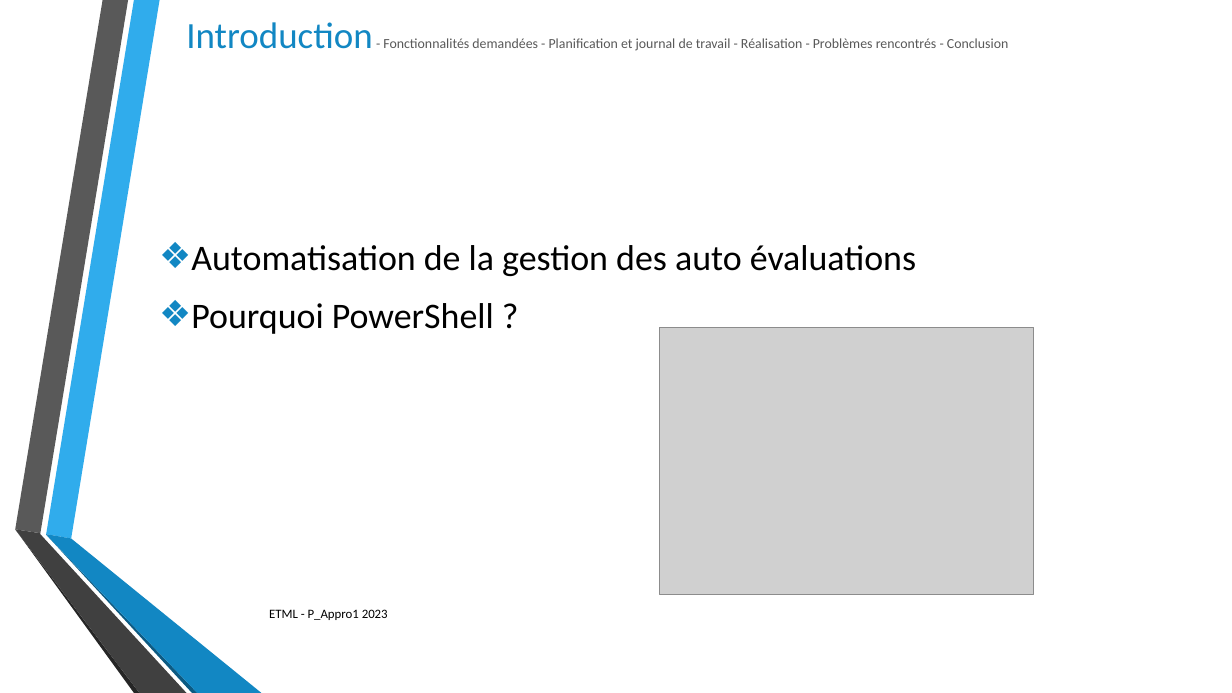
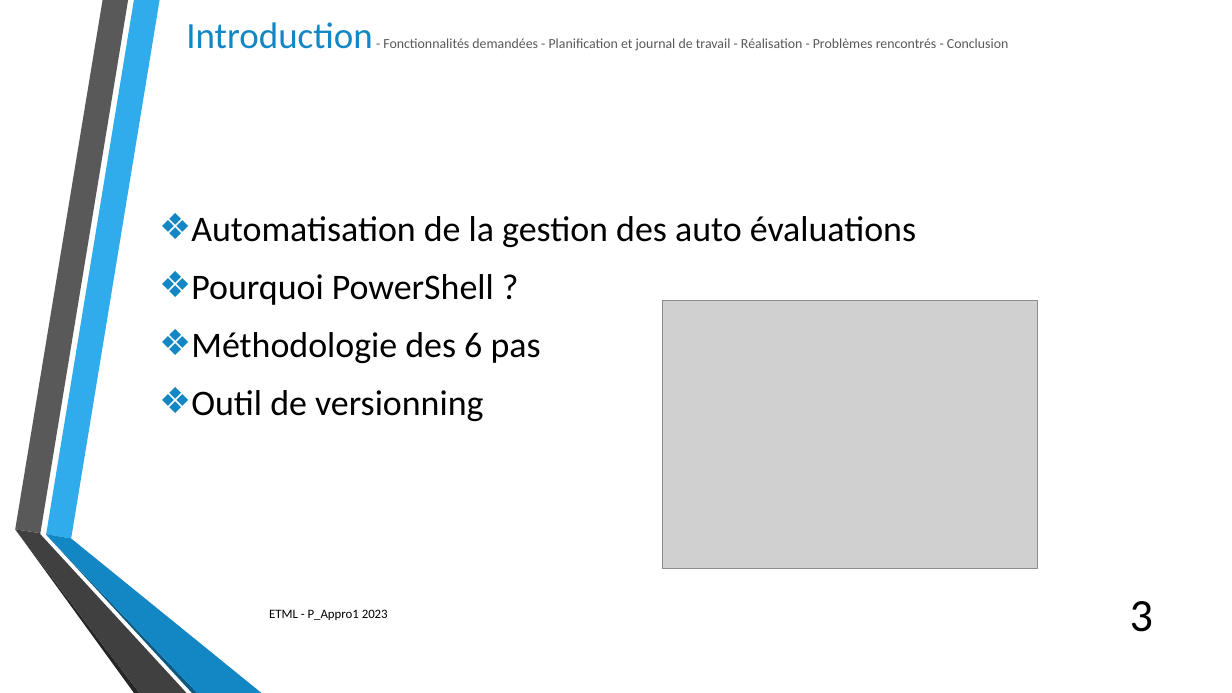
Before and after one commit to SylvainPhilipona/Recuperation-des-AutoEvaluations, a slide deck: slide 3 of CDC-rapport-jdt/Presentation/Presentation_philipona.pptx. Drawn at 1232x693 pixels with LibreOffice and Linux fonts; fonts in the diff are those of the drawing; grey boxes stand for pictures; background and template pictures are left out. Boxes give left, top, right and bottom in pixels: in the first picture for what was removed or moved away, otherwise in the second. Text is boxed around its words. In the diff, an @@ line names an element or a change of style, - is before the commit and + after.

```diff
--- a/CDC-rapport-jdt/Presentation/Presentation_philipona.pptx
+++ b/CDC-rapport-jdt/Presentation/Presentation_philipona.pptx
@@ picture: place and size @@
-picture at (659,327,1034,594)
+picture at (663,301,1038,568)
@@ text at (191,332,541,421): paragraphs added @@
+❖ Méthodologie des 6 pas
+❖ Outil de versionning
@@ page number added at (1130,601,1153,632), 36 pt, text #000000 @@
+3
```
Also in this commit, not shown: 9 other slides changed, 1 slide added, 3 other files.
